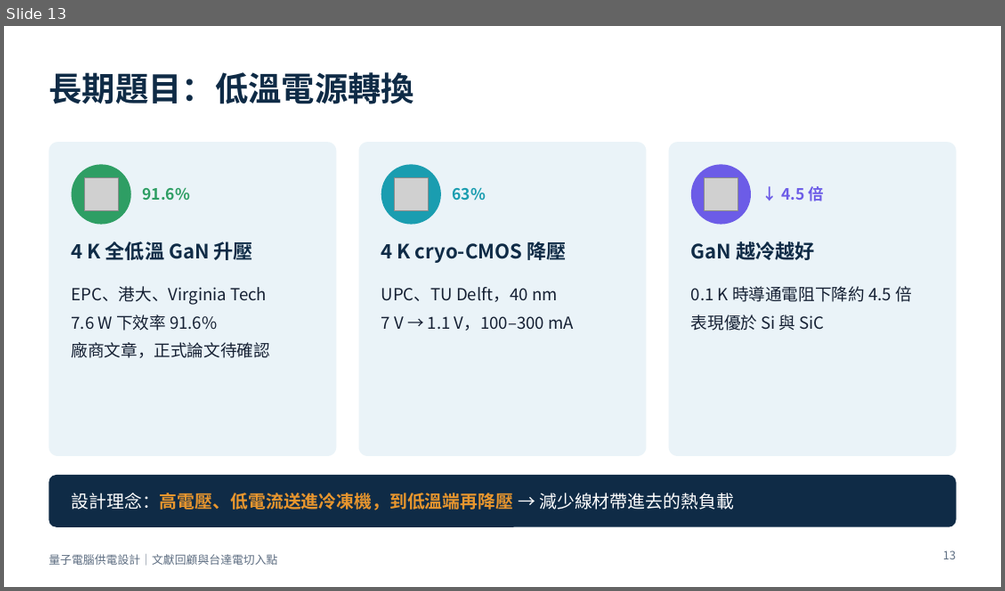
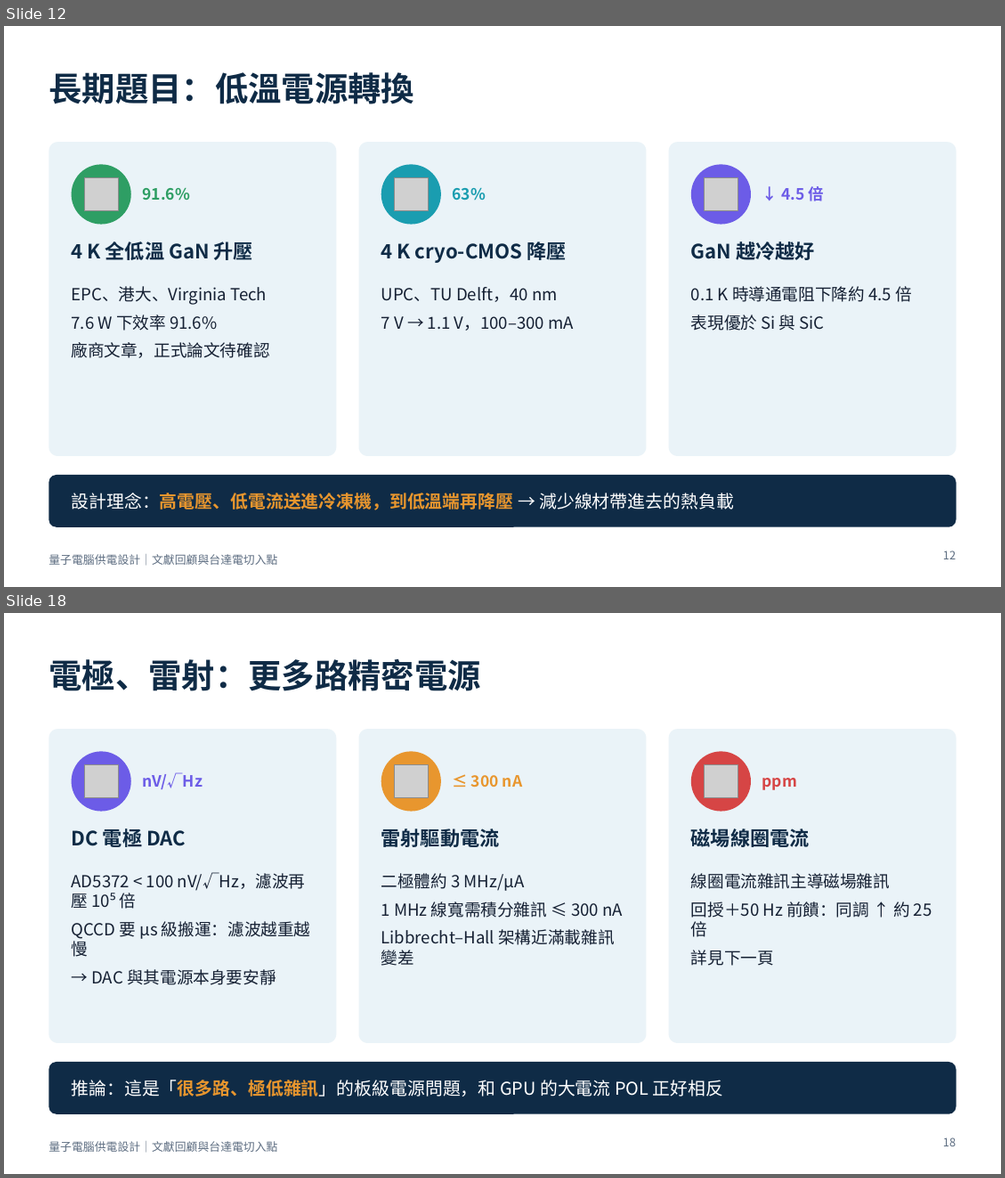
Before and after one commit to pcpcchen-coder/QuantumComputing, a slide deck: slides/output/qc-power-supply-delta.pptx. Shown one above the other, each under a label of ours: slide 13 before the commit, slides 12 and 18 after it; the slides between them are not shown. The pictures are 1005x591 and 1005x1178 pixels, drawn with LibreOffice and Linux fonts; fonts in the diff are those of the drawing; grey boxes stand for pictures. Boxes give left, top, right and bottom in pixels: in the first picture for what was removed or moved away, otherwise in the second. Text is boxed around its words. In the diff, an @@ line names an element or a change of style, - is before the commit and + after.

```diff
--- a/slides/output/qc-power-supply-delta.pptx
+++ b/slides/output/qc-power-supply-delta.pptx
@@ slide 18 added at [4, 613, 1001, 1174], background #FFFFFF; not listed: 1 template element that a slide beside it also shows @@
@@ title added at [48, 658, 480, 691], 32 pt, text #0F2B46, bold @@
+電極、雷射：更多路精密電源
@@ rounded rectangle added at [48, 729, 336, 1043], fill #EAF3F8 @@
@@ rounded rectangle added at [358, 729, 646, 1043], fill #EAF3F8 @@
@@ rounded rectangle added at [669, 729, 956, 1043], fill #EAF3F8 @@
@@ ellipse added at [72, 751, 131, 811], fill #6C5CE7 @@
@@ picture added at [85, 765, 119, 798] @@
@@ text added at [142, 772, 202, 789], 15 pt, text #6C5CE7, bold @@
+nV/√Hz
@@ ellipse added at [380, 751, 441, 811], fill #E8962E @@
@@ picture added at [395, 765, 428, 798] @@
@@ ellipse added at [691, 751, 751, 811], fill #D64545 @@
@@ picture added at [704, 765, 737, 798] @@
@@ text added at [471, 775, 522, 787], 15 pt, text #E8962E, bold @@
+≤ 300 nA
@@ text added at [762, 778, 797, 790], 15 pt, text #D64545, bold @@
+ppm
@@ text added at [72, 826, 186, 851], 19 pt, text #0F2B46, bold @@
+DC 電極 DAC
@@ text added at [691, 826, 809, 851], 19 pt, text #0F2B46, bold @@
+磁場線圈電流
@@ text added at [381, 828, 500, 847], 19 pt, text #0F2B46, bold @@
+雷射驅動電流
@@ text added at [72, 872, 311, 985], 16 pt, text #152033 @@
+AD5372 < 100 nV/√Hz，濾波再壓 10⁵ 倍
+QCCD 要 µs 級搬運：濾波越重越慢
+→ DAC 與其電源本身要安靜
@@ text added at [381, 873, 623, 965], 16 pt, text #152033 @@
+二極體約 3 MHz/µA
+1 MHz 線寬需積分雜訊 ≤ 300 nA
+Libbrecht–Hall 架構近滿載雜訊變差
@@ text added at [691, 873, 932, 965], 16 pt, text #152033 @@
+線圈電流雜訊主導磁場雜訊
+回授＋50 Hz 前饋：同調 ↑ 約 25 倍
+詳見下一頁
@@ rounded rectangle added at [48, 1062, 956, 1114], fill #0F2B46 @@
@@ text added at [72, 1079, 723, 1096], 17 pt, text #FFFFFF @@
+推論：這是「很多路、極低雜訊」的板級電源問題，和 GPU 的大電流 POL 正好相反
@@ page number added at [943, 1137, 955, 1146], 11 pt, text #5E6E82 @@
+18
@@ what was slide 13 is now slide 12 @@
@@ page number at [943, 550, 955, 559]: text changed @@
-13
+12
```
Also in this commit, not shown: 7 slides changed, 19 other slides added, 4 slides removed, 5 other files.
